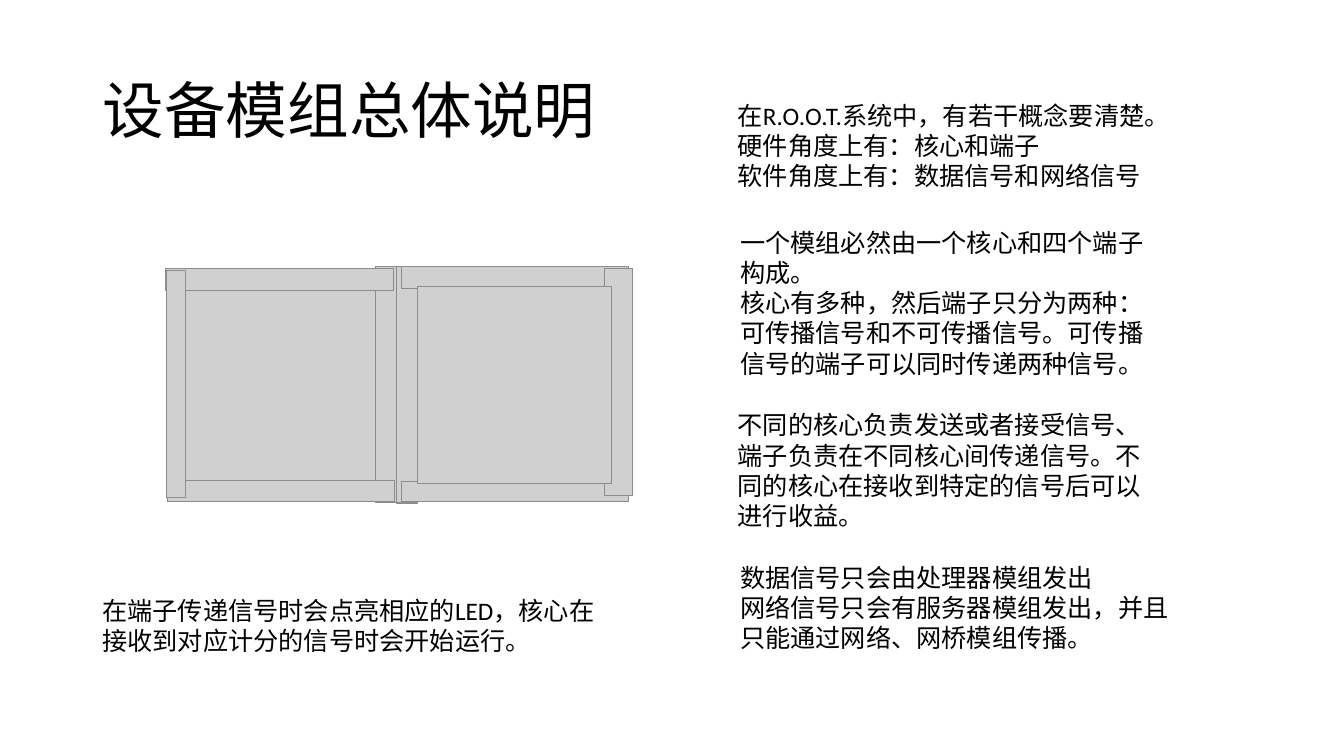
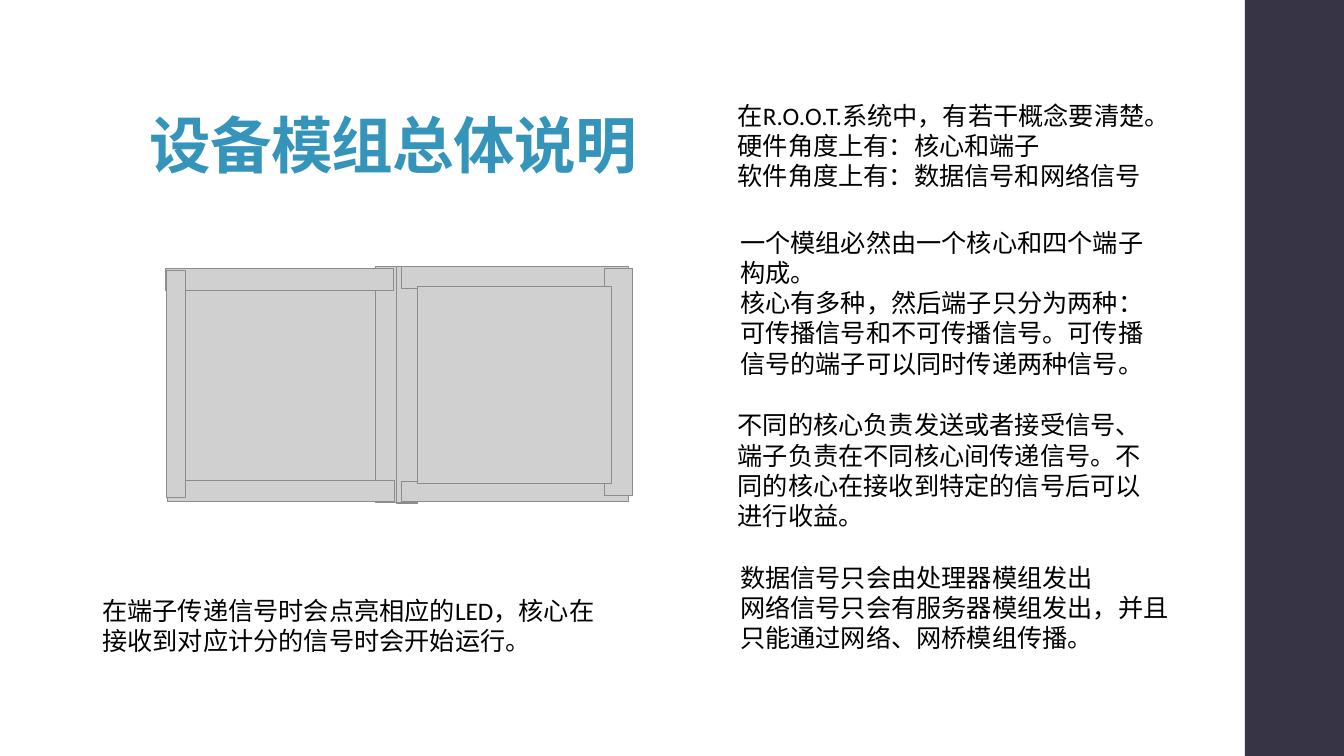
Before and after one commit to syx007/GamePlayGround, a slide deck: slide 11 of document/ROOT 操作指南.pptx. Drawn at 1344x756 pixels with LibreOffice and Linux fonts; fonts in the diff are those of the drawing; grey boxes stand for pictures. Boxes give left, top, right and bottom in pixels: in the first picture for what was removed or moved away, otherwise in the second. Text is boxed around its words. In the diff, an @@ line names an element or a change of style, - is before the commit and + after.

```diff
--- a/document/ROOT 操作指南.pptx
+++ b/document/ROOT 操作指南.pptx
@@ title "设备模组总体说明": place and size @@
-title "设备模组总体说明" at (102, 81, 595, 138)
+title "设备模组总体说明" at (149, 115, 637, 174)
@@ title "设备模组总体说明" at (149, 115, 637, 174): text colour #000000 to #3494BA, letter spacing 0 to -0.5 pt, bold on; vertical alignment middle to bottom @@
@@ rectangle added at (1245, 0, 1344, 756), fill #373545 @@
```
Also in this commit, not shown: 13 other slides changed, 1 slide added, 1 slide removed.
